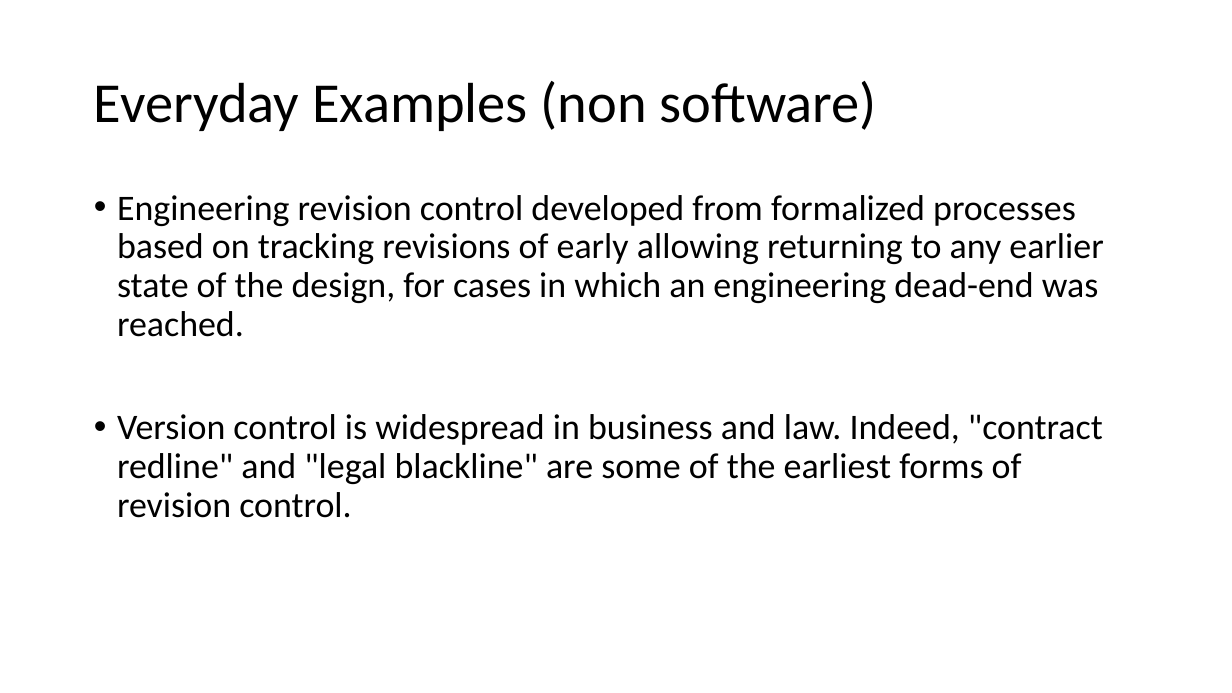
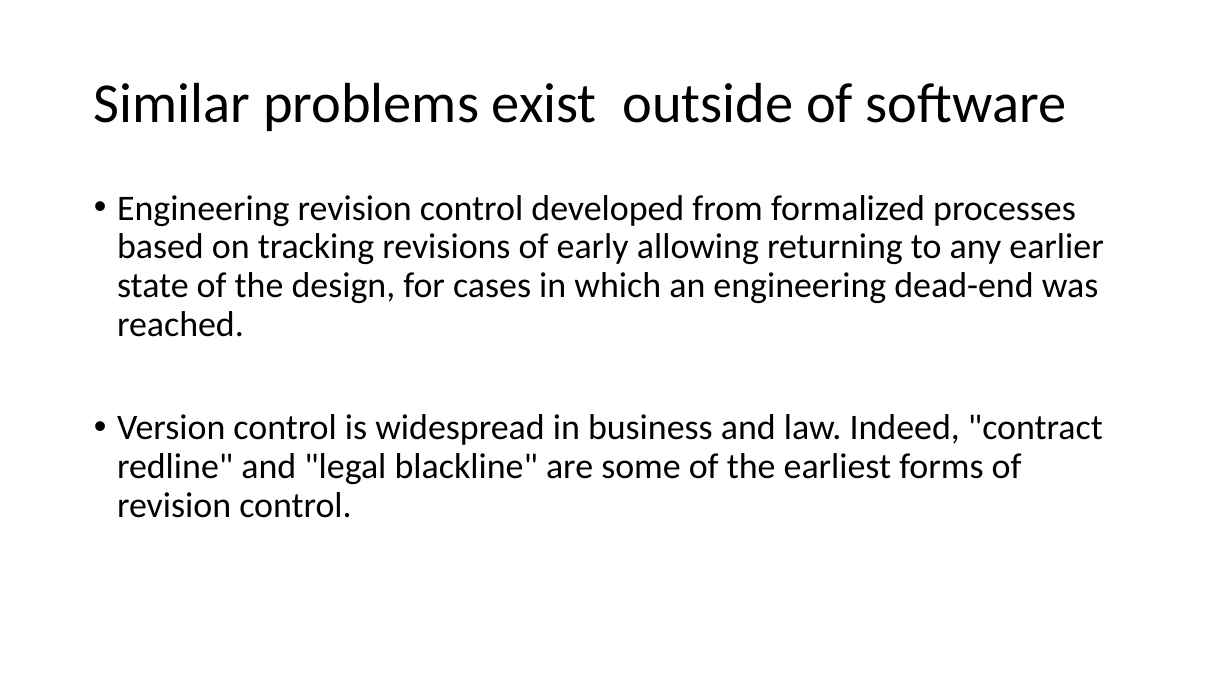
Before and after one commit to milodotnet/bootcamp, a slide deck: slide 10 of SourceControlPresentation.pptx (slide 3 before the commit). Drawn at 1232x693 pixels with LibreOffice and Linux fonts; fonts in the diff are those of the drawing. Boxes give left, top, right and bottom in pixels: in the first picture for what was removed or moved away, otherwise in the second. Text is boxed around its words. In the diff, an @@ line names an element or a change of style, - is before the commit and + after.

```diff
--- a/SourceControlPresentation.pptx
+++ b/SourceControlPresentation.pptx
@@ title at box(94, 82, 1066, 131): text changed @@
-Everyday Examples (non software)
+Similar problems exist outside of software
```
Also in this commit, not shown: 18 other slides changed, 52 slides added, 9 slides removed.
